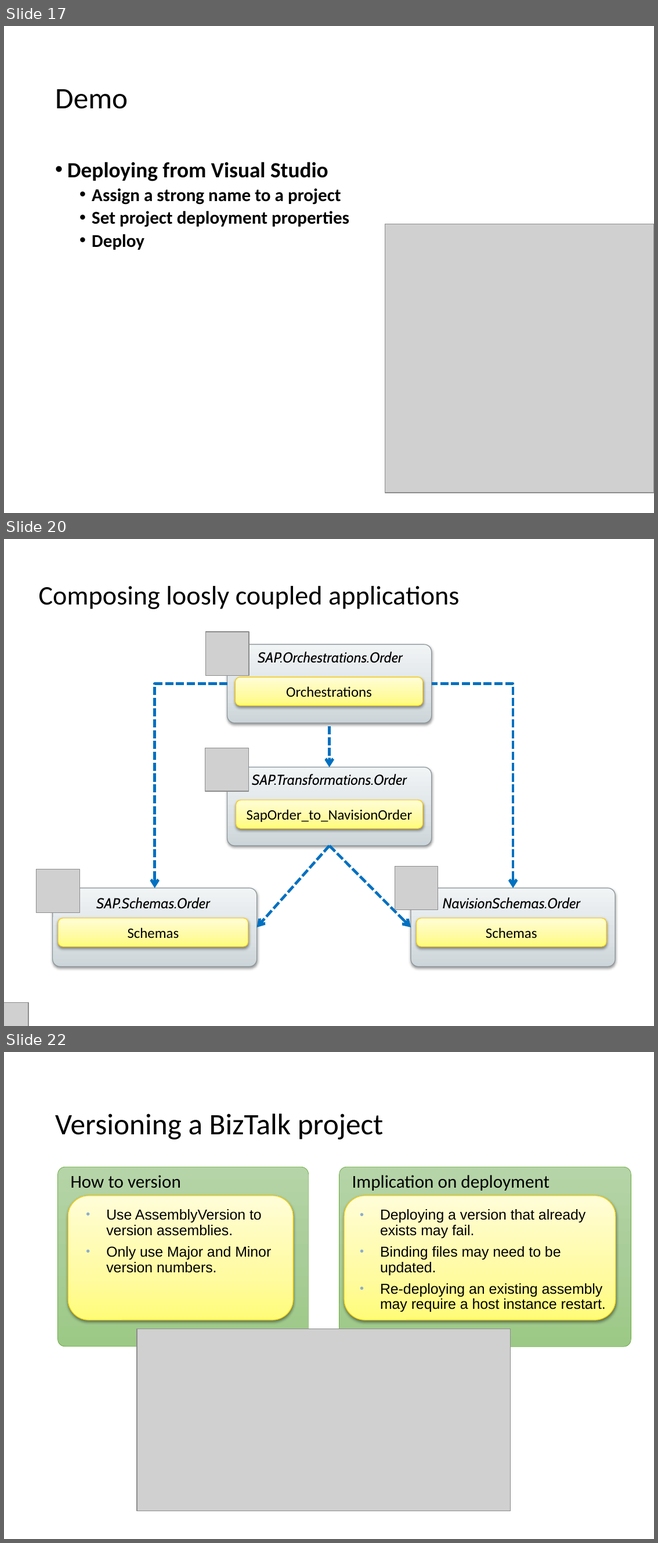
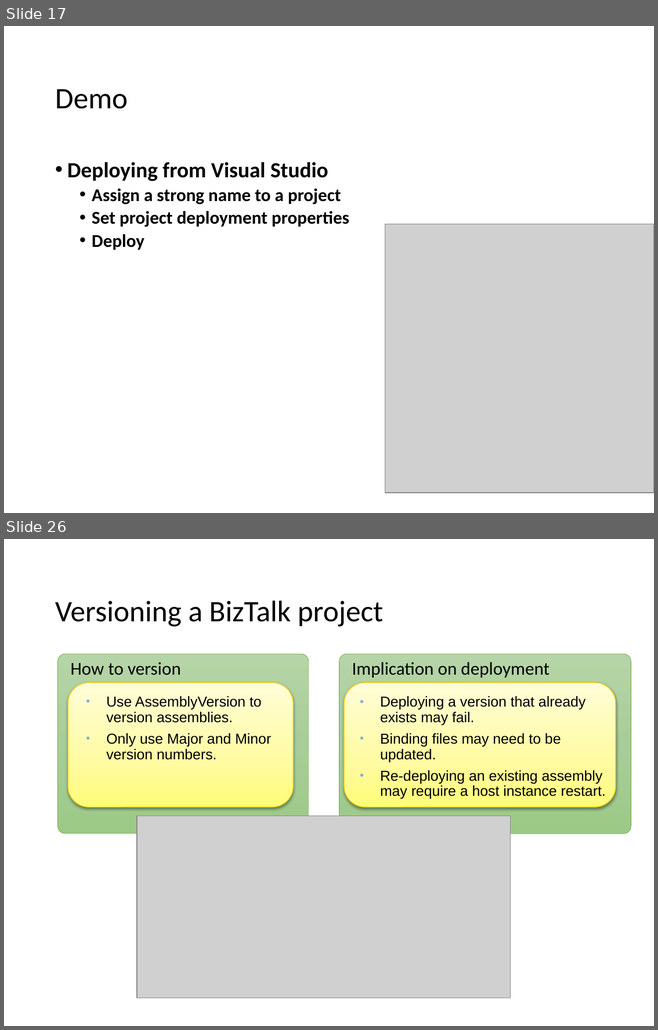
Before and after one commit to wmmihaa/BizTalk-Server---Developing-Integration-Solutions, a slide deck: Slides/Module 4 - Testing and Deploying Projects.pptx. Shown one above the other, each under a label of ours: slides 17, 20 and 22 before the commit, slides 17 and 26 after it; the slides between them are not shown. The pictures are 658x1543 and 658x1030 pixels, drawn with LibreOffice and Linux fonts; fonts in the diff are those of the drawing; grey boxes stand for pictures. Boxes give left, top, right and bottom in pixels: in the first picture for what was removed or moved away, otherwise in the second. Text is boxed around its words. In the diff, an @@ line names an element or a change of style, - is before the commit and + after.

```diff
--- a/Slides/Module 4 - Testing and Deploying Projects.pptx
+++ b/Slides/Module 4 - Testing and Deploying Projects.pptx
@@ slide 20 removed at <box>4,539,654,1026</box>, background #FFFFFF @@
@@ title removed at <box>39,586,459,609</box> @@
-Composing loosly coupled applications
@@ picture removed at <box>205,632,249,675</box> @@
@@ picture removed at <box>205,632,249,676</box> @@
@@ rounded rectangle removed at <box>227,644,431,723</box> @@
@@ text removed at <box>257,652,402,663</box> @@
-SAP.Orchestrations.Order
@@ rounded rectangle removed at <box>235,678,423,706</box> @@
-Orchestrations
@@ elbow arrow removed from (227, 684) to (155, 889) @@
@@ elbow arrow removed from (431, 684) to (513, 889) @@
@@ arrow removed from (329, 726) to (329, 767) @@
@@ picture removed at <box>205,748,248,792</box> @@
@@ rounded rectangle removed at <box>227,767,431,846</box> @@
@@ text removed at <box>252,774,407,785</box> @@
-SAP.Transformations.Order
@@ rounded rectangle removed at <box>236,800,423,829</box> @@
-SapOrder_to_NavisionOrder
@@ arrow removed from (329, 846) to (257, 928) @@
@@ arrow removed from (329, 846) to (411, 928) @@
@@ picture removed at <box>394,866,438,910</box> @@
@@ picture removed at <box>36,870,80,913</box> @@
@@ rounded rectangle removed at <box>53,889,257,967</box> @@
@@ text removed at <box>96,897,210,909</box> @@
-SAP.Schemas.Order
@@ rounded rectangle removed at <box>411,889,615,967</box> @@
@@ text removed at <box>442,897,580,909</box> @@
-NavisionSchemas.Order
@@ rounded rectangle removed at <box>58,918,248,947</box> @@
-Schemas
@@ rounded rectangle removed at <box>416,918,605,947</box> @@
-Schemas
@@ picture removed at <box>4,1003,28,1026</box> @@
@@ what was slide 22 is now slide 26 @@
```
Also in this commit, not shown: 2 slides changed, 7 slides added, 2 other slides removed.
